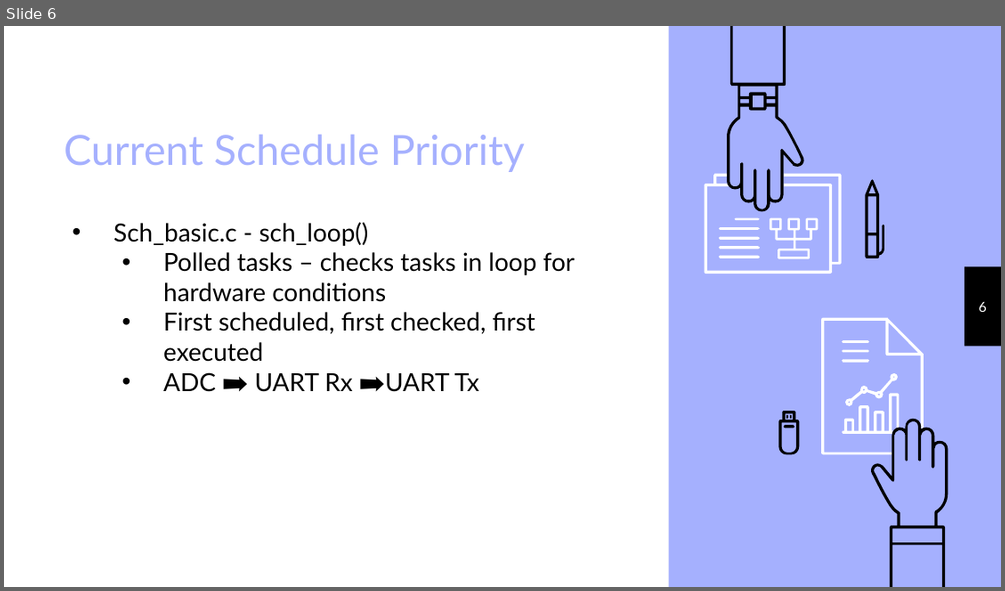
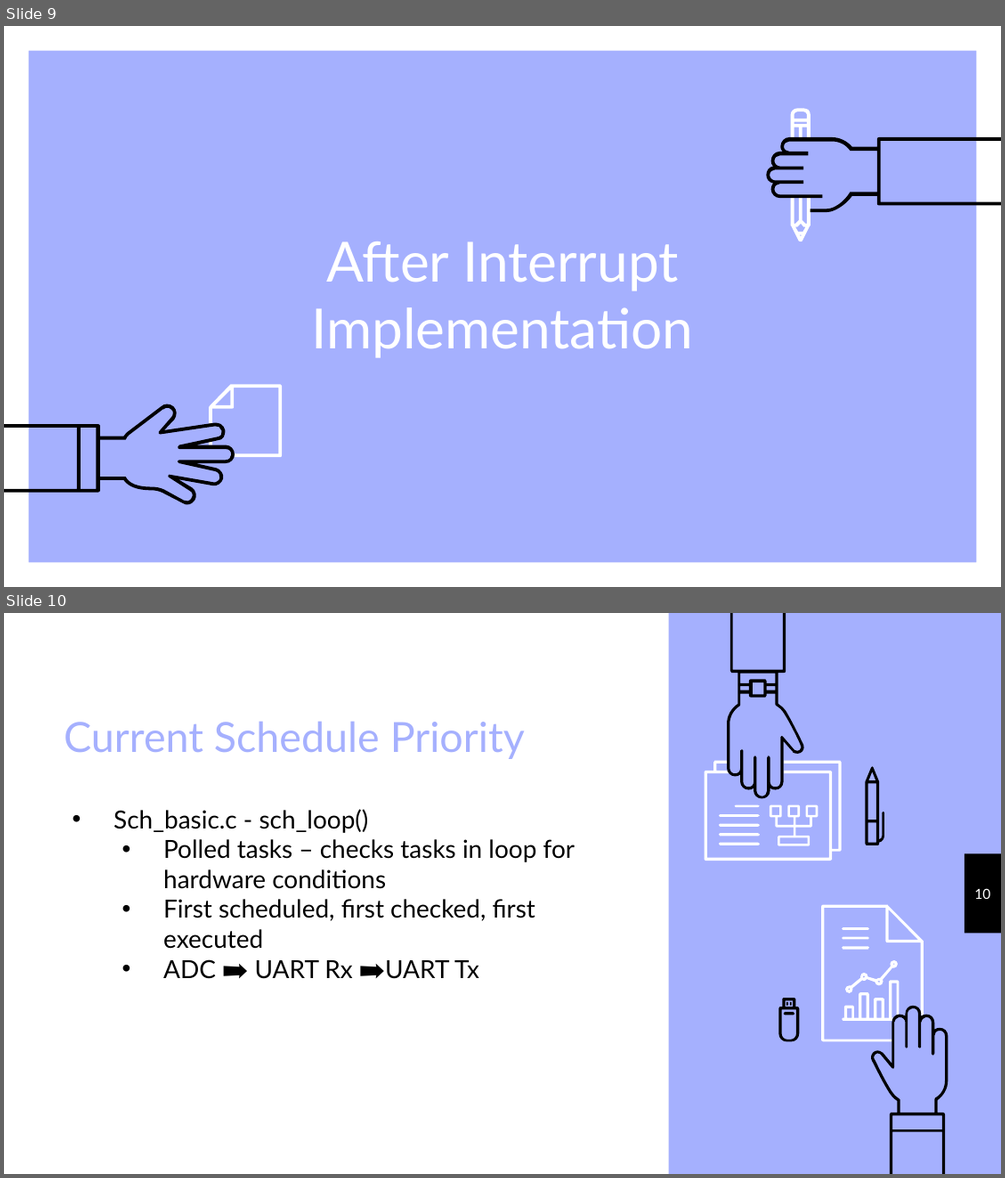
Before and after one commit to outlawkylie/CpE5170, a slide deck: 2.24.21 Lab 1 Update.pptx. Shown one above the other, each under a label of ours: slide 6 before the commit, slides 9 and 10 after it. The pictures are 1005x591 and 1005x1178 pixels, drawn with LibreOffice and Linux fonts; fonts in the diff are those of the drawing. Boxes give left, top, right and bottom in pixels: in the first picture for what was removed or moved away, otherwise in the second. Text is boxed around its words. In the diff, an @@ line names an element or a change of style, - is before the commit and + after.

```diff
--- a/2.24.21 Lab 1 Update.pptx
+++ b/2.24.21 Lab 1 Update.pptx
@@ slide 9 added at [4,26,1001,587], background #A5B0FE @@
@@ frame added at [4,26,1001,586], fill #FFFFFF @@
@@ freeform shape added at [790,108,810,137], fill #FFFFFF @@
@@ freeform shape added at [767,136,1001,211], fill #000000 @@
@@ freeform shape added at [791,198,810,241], fill #FFFFFF @@
@@ title added at [311,241,693,358], 40 pt, text #FFFFFF @@
+After Interrupt Implementation
@@ freeform shape added at [210,384,282,457], fill #FFFFFF @@
@@ freeform shape added at [5,403,235,505], fill #000000 @@
@@ freeform shape added at [209,442,211,444], fill #FFFFFF @@
@@ what was slide 6 is now slide 10 @@
@@ page number at [974,888,990,899]: text changed @@
-6
+10
```
Also in this commit, not shown: 4 slides changed, 4 other slides added, 1 slide removed, 1 other file.
